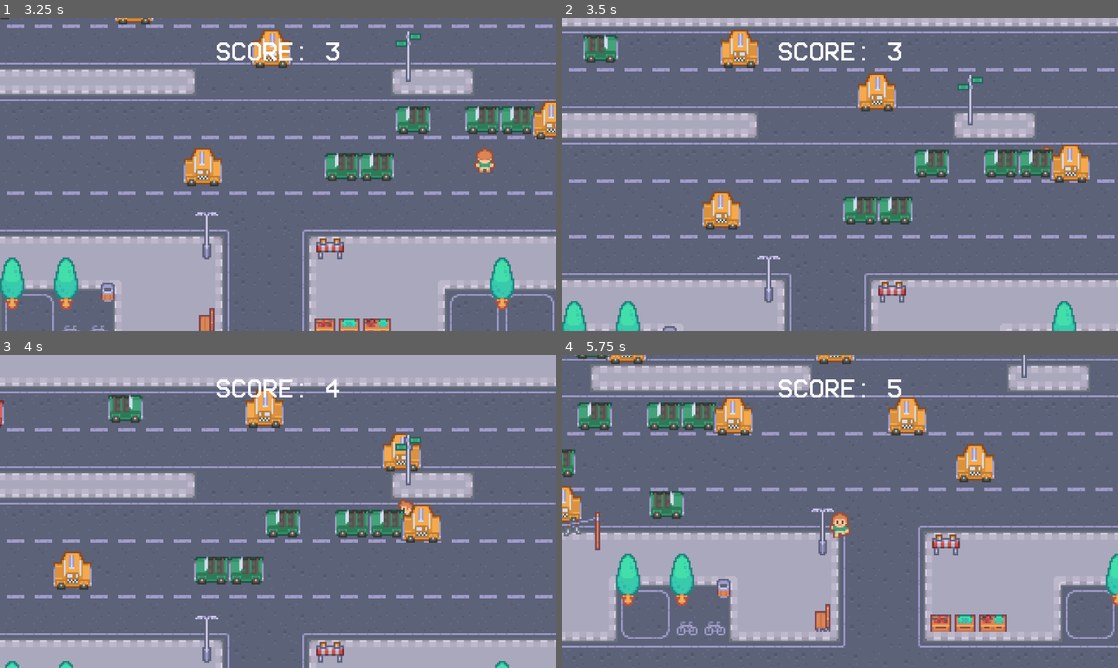
Above: before the commit, frames 1-4 (two rows, left to right).
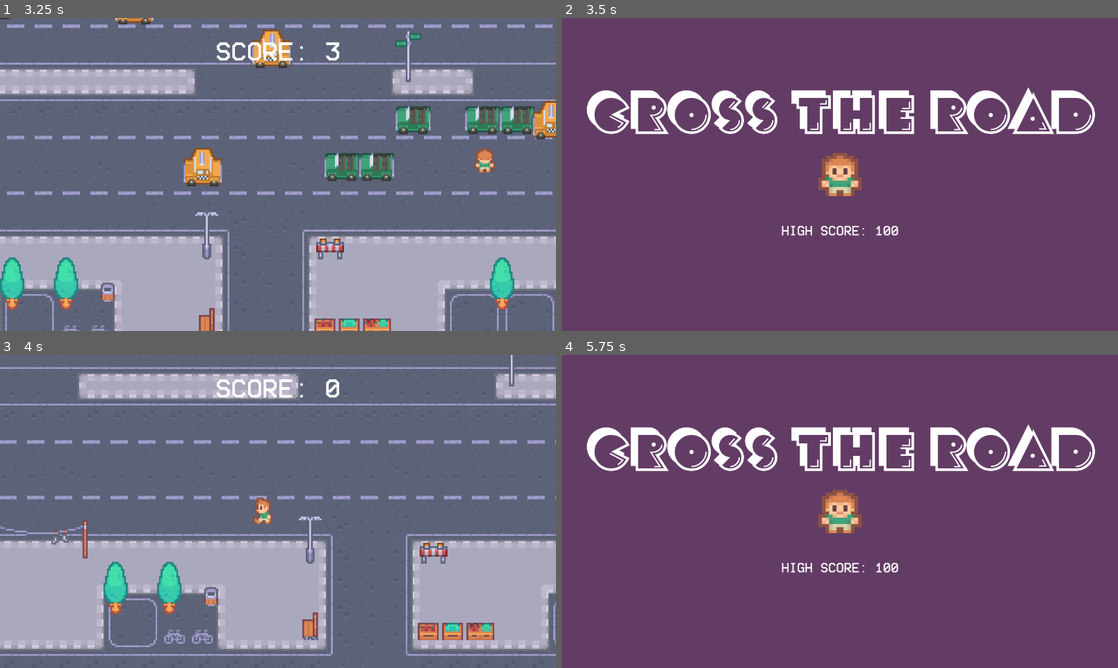
Above: after the commit, the same moments.

Repository: kemini0615/godot-frogger-game
Game: Godot game, scene res://scenes/game.tscn
The game is run twice, just before and just after one commit, with the same random seed, the same clock (stepped at 60 frames per second) and the same inputs.
Inputs:
- Up to frame 1 (3.25 s): tap Enter at 0.5 s; hold Right (right) 0.53-1.28 s; tap Space (confirm) every 0.75 s from 0.6 to 2.85 s; hold Down (down) 1.28-2.03 s; hold Right (right) 2.03-2.78 s; hold Up (up) from 2.78 s (still down)
- Up to frame 2 (3.5 s): keep holding Up (up)
- Up to frame 3 (4 s): release Up (up) at 3.53 s; hold Left (left) from 3.53 s (still down); tap Space (confirm) at 3.6 s
- Up to frame 4 (5.75 s): tap Space (confirm) at 4.35, 5.1 s; release Left (left) at 5.03 s; hold Down (down) from 5.03 s (still down)

Frame 1 is identical in both runs. In frame 2, 99% of the frame differs, in the area x 0-100%, y 0-100%; in frame 3, 54%; in frame 4, 100%.
Error after the commit: Cannot call method 'change_scene_to_file' on a null value. (res://scripts/game.gd:41)

Commit message:
씬 전환 구현

Diff:
--- a/scenes/title.tscn
+++ b/scenes/title.tscn
@@ -1,8 +1,23 @@
 [gd_scene format=3 uid="uid://bcbr2tr074hkt"]
 
 [ext_resource type="FontFile" uid="uid://dr201ov4c76pb" path="res://fonts/Crackman.otf" id="1_4ignj"]
+[ext_resource type="Script" uid="uid://d22umkbya4d0a" path="res://scripts/title.gd" id="1_pyl7j"]
 [ext_resource type="Texture2D" uid="uid://bkgrir378horu" path="res://graphics/player/player_simple.png" id="2_wosw1"]
 [ext_resource type="FontFile" uid="uid://hqpa84d2dqvp" path="res://fonts/Better VCR 9.0.1.ttf" id="3_p6dhs"]
+
+[sub_resource type="GDScript" id="GDScript_pyl7j"]
+script/source = "extends ColorRect
+
+
+# Called when the node enters the scene tree for the first time.
+func _ready() -> void:
+	pass # Replace with function body.
+
+
+# Called every frame. 'delta' is the elapsed time since the previous frame.
+func _process(delta: float) -> void:
+	pass
+"
 
 [node name="Title" type="Control" unique_id=605521194]
 layout_mode = 3
@@ -11,6 +26,7 @@
 anchor_bottom = 1.0
 grow_horizontal = 2
 grow_vertical = 2
+script = ExtResource("1_pyl7j")
 
 [node name="ColorRect" type="ColorRect" parent="." unique_id=1940416556]
 layout_mode = 1
@@ -20,6 +36,7 @@
 grow_horizontal = 2
 grow_vertical = 2
 color = Color(0.3882353, 0.23529412, 0.39607844, 1)
+script = SubResource("GDScript_pyl7j")
 
 [node name="Label" type="Label" parent="." unique_id=1693856671]
 layout_mode = 1
--- a/scripts/game.gd
+++ b/scripts/game.gd
@@ -27,9 +27,15 @@
 	$CanvasLayer/Label.text = 'SCORE: ' + str(score)
 
 
-func _on_finish_area_body_entered(body: Node2D) -> void:
-	print('Player has entered')
+func _on_finish_area_body_entered(_body: Node2D) -> void:
+	# 물리 연산 중에 Collision Object를 제거(씬 교체)할 때는 call_deferred() 사용을 권장
+	# call_deferred()는 지정한 함수를 즉시 호출하지 않고, 현재 물리 연산이 끝난 후 안전하게 호출한다
+	call_deferred("change_scene")
 
 
 func back_to_title(_body: Node2D) -> void:
-	print("Back to title")
+	call_deferred("change_scene")
+
+
+func change_scene():
+	get_tree().change_scene_to_file("res://scenes/title.tscn")
--- /dev/null
+++ b/scripts/title.gd
@@ -0,0 +1,8 @@
+extends Control
+
+class_name Title
+
+
+func _process(delta: float) -> void:
+	if Input.is_action_just_pressed("confirm"):
+		get_tree().change_scene_to_file("res://scenes/game.tscn")
Not shown, added: scripts/title.gd.uid
